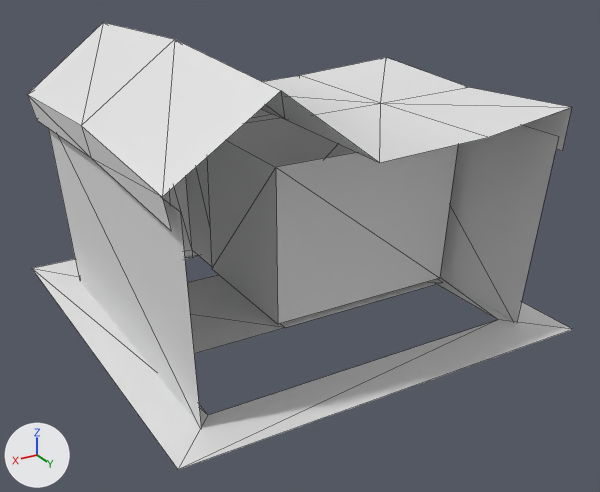
What one commit did to the OBJ model models/CuteHouseShop/Regular Flower Shop.obj.
The view is the same before and after, from a 50 mm camera at (7.48, 13.17, 7.69) aimed at (-0.03, 0.66, 1.43). The axes (+X, +Y, +Z) are drawn at lower left. The lights are the same throughout. Mesh edges are drawn as thin lines. Materials are left out; every surface is plain grey. Where no turn or scale is listed for an object, it has been applied to the vertices. Vertices at the same position are counted once.

Names of what the first picture shows: 'Regular Flower Shop'.
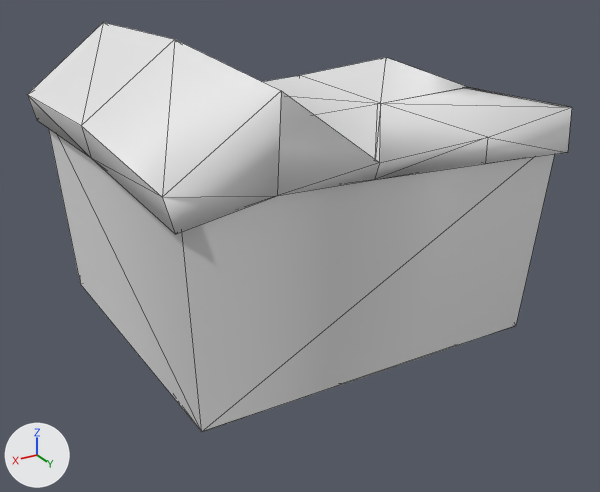
Where the change shows, as pixel boxes (x1, y1, x2, y2) in the pictures (600 x 492 px):
'Regular Flower Shop', reshaped (8% shorter): before (27, 22, 573, 470); after (27, 22, 572, 432)
part 1 of me_regular_flower_shop, built on: before (32, 107, 573, 470); after (93, 87, 572, 432)

Edits to the bpy script that builds the scene:
```text
Change me_regular_flower_shop:
    used by ob_regular_flower_shop; location = (0.0, 0.0, 0.0)
    remove me_regular_flower_shop.from_pydata(...)  # 215 vertices, 237 faces; spans x -4.0..4.0, y -4.0..4.0, z 0.0..5.43
    add me_regular_flower_shop.from_pydata(...)  # 248 vertices, 285 faces; spans x -3.76..3.76, y -3.56..3.75, z 0.0..5.43
    me_regular_flower_shop part 1
    12 vertices are removed from x -4.0..4.0, y -4.0..4.0, z 0.07..3.5
    15 faces are deleted
    45 vertices are added at x -3.67..3.67, y -3.13..3.63, z 0.01..4.8
    63 new faces join them
```
